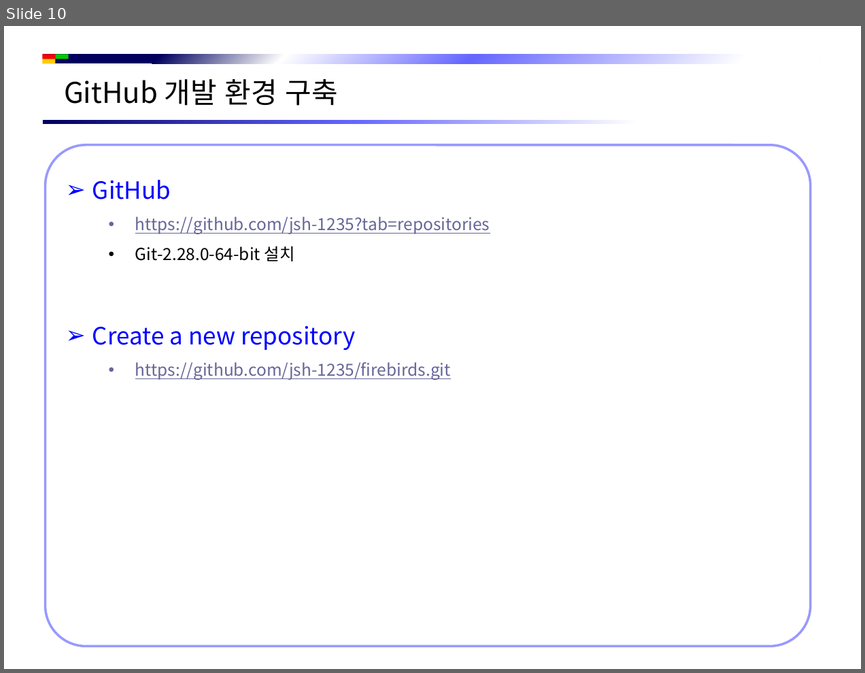
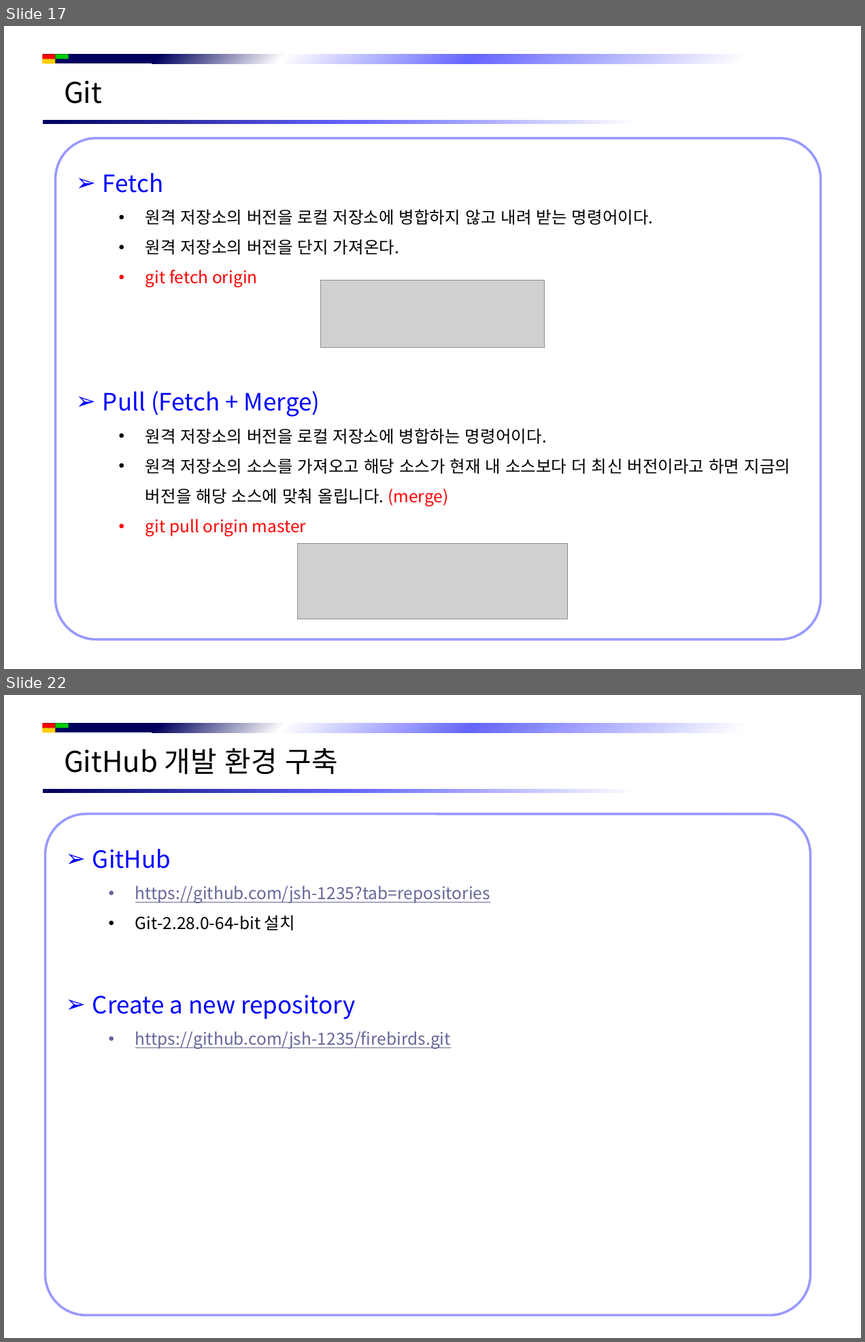
Before and after one commit to jsh-1235/Document, a slide deck: Git/Git 시작하기.pptx. Shown one above the other, each under a label of ours: slide 10 before the commit, slides 17 and 22 after it; the slides between them are not shown. The pictures are 865x673 and 865x1342 pixels, drawn with LibreOffice and Linux fonts; fonts in the diff are those of the drawing; grey boxes stand for pictures; background and template pictures are left out. Boxes give left, top, right and bottom in pixels: in the first picture for what was removed or moved away, otherwise in the second. Text is boxed around its words. In the diff, an @@ line names an element or a change of style, - is before the commit and + after.

```diff
--- a/Git/Git 시작하기.pptx
+++ b/Git/Git 시작하기.pptx
@@ slide 17 added at bbox=[4, 26, 861, 669], background #FFFFFF; not listed: 5 template elements that a slide beside it also shows @@
@@ text added at bbox=[64, 80, 102, 104], 24 pt, text #000000 @@
+Git
@@ rounded rectangle added at bbox=[56, 138, 821, 639], fill #FFFFFF, outline #9999FF 2 pt, 14 pt, text #000000 @@
+➢ Fetch
+  • 원격 저장소의 버전을 로컬 저장소에 병합하지 않고 내려 받는 명령어이다.
+  • 원격 저장소의 버전을 단지 가져온다.
+  • git fetch origin
+➢ Pull (Fetch + Merge)
+  • 원격 저장소의 버전을 로컬 저장소에 병합하는 명령어이다.
+  • 원격 저장소의 소스를 가져오고 해당 소스가 현재 내 소스보다 더 최신 버전이라고 하면 지금의 버전을 해당 소스에 맞춰 올립니다. (merge)
+  • git pull origin master
@@ picture added at bbox=[321, 280, 545, 347] @@
@@ picture added at bbox=[298, 543, 568, 618] @@
@@ what was slide 10 is now slide 22 @@
```
Also in this commit, not shown: 8 slides changed, 11 other slides added, 1 slide removed.
